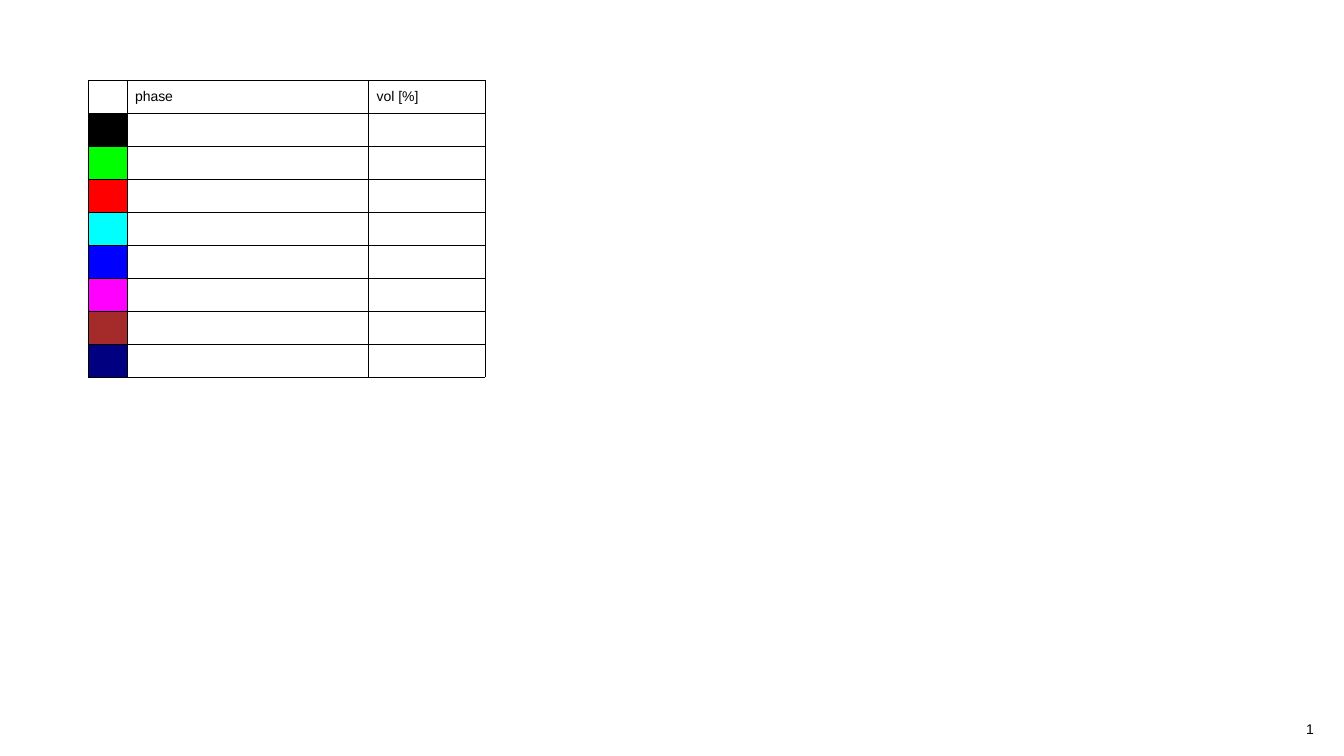
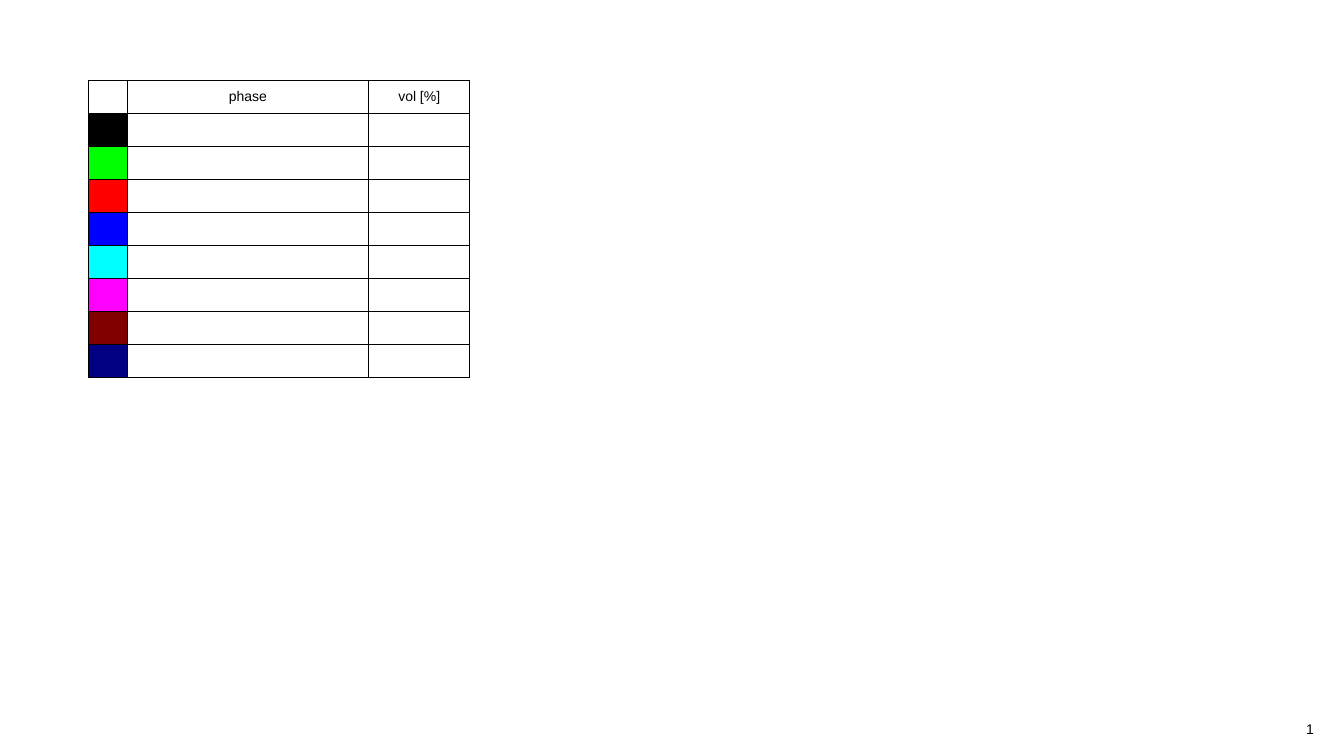
Before and after one commit to lydiaknuefing/create_pvf_table, a slide deck: slide 1 of phasevoltable_empty.odp. Drawn at 1344x756 pixels with LibreOffice and Linux fonts; fonts in the diff are those of the drawing. Boxes give left, top, right and bottom in pixels: in the first picture for what was removed or moved away, otherwise in the second. Text is boxed around its words. In the diff, an @@ line names an element or a change of style, - is before the commit and + after.

```diff
--- a/phasevoltable_empty.odp
+++ b/phasevoltable_empty.odp
@@ table at <box>89,81,470,377</box> @@
@@ fill #00FFFF to #0000FF in row 5, column 1 @@
@@ fill #0000FF to #00FFFF in row 6, column 1 @@
@@ fill #A52A2A to #800000 in row 8, column 1 @@
@@ alignment left to centre @@
@@ table: place and size @@
-table at <box>89,81,485,377</box>
+table at <box>89,81,470,377</box>
```
Also in this commit, not shown: 1 other file.
